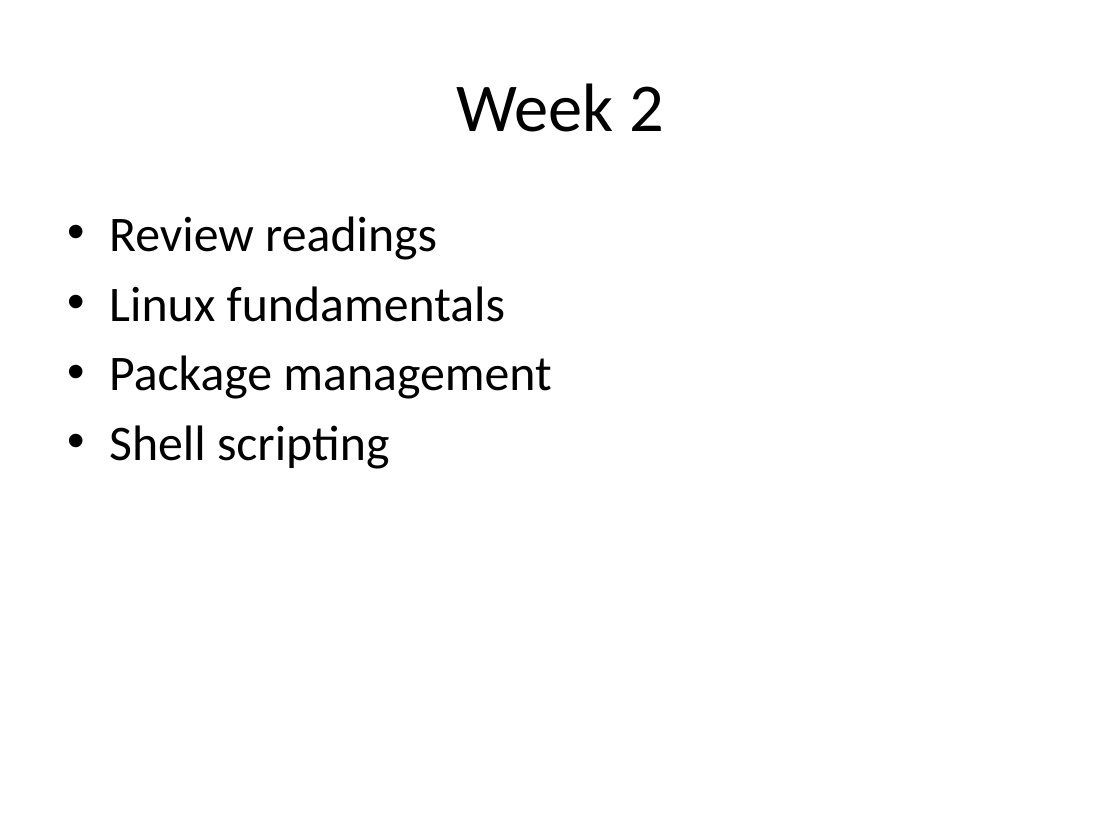
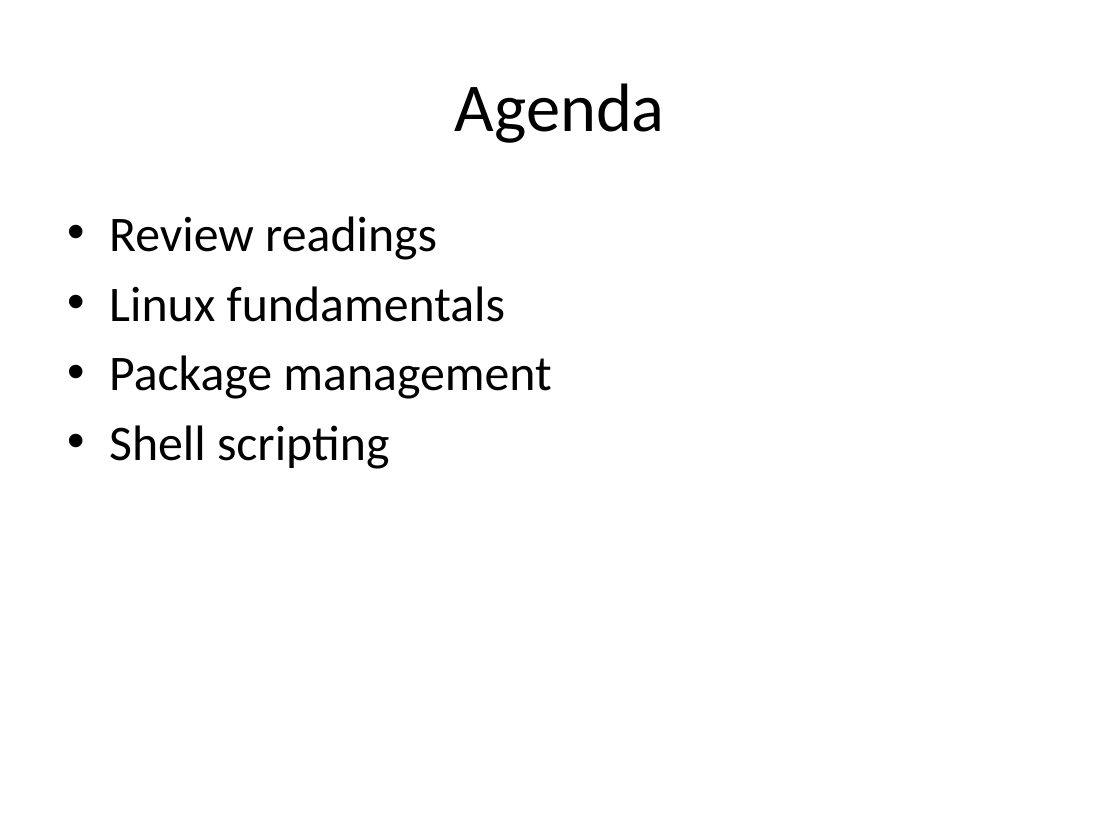
Before and after one commit to jasondbaker/infrastructure-class, a slide deck: slide 2 of infrastructure-week-2.pptx. Drawn at 1120x840 pixels with LibreOffice and Linux fonts; fonts in the diff are those of the drawing. Boxes give left, top, right and bottom in pixels: in the first picture for what was removed or moved away, otherwise in the second. Text is boxed around its words. In the diff, an @@ line names an element or a change of style, - is before the commit and + after.

```diff
--- a/infrastructure-week-2.pptx
+++ b/infrastructure-week-2.pptx
@@ title at (455,83,665,143): text changed @@
-Week 2
+Agenda
```
Also in this commit, not shown: 2 other slides changed, 6 other files.
